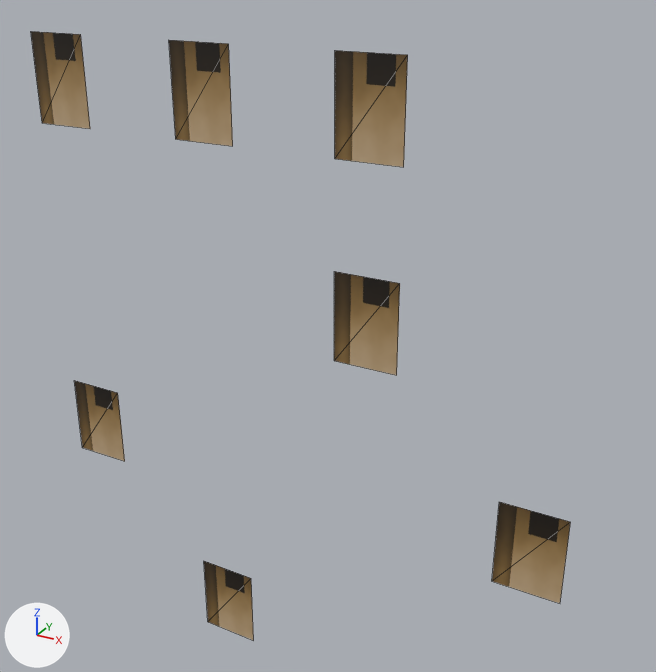
A saved change to the OBJ model resources/blender/zombie_street/Street_BlockL2_Lit.obj.
The view is the same before and after, from a 50 mm lens placed at (6.94, -11.02, 12.85), pointed at (0.39, 0.89, 6.89). Every picture has the same lights, and +X, +Y and +Z are marked at lower left. The older version comes first. Mesh edges are drawn as thin lines. Where no turn or scale is listed for an object, it has been applied to the vertices.

The first picture shows 'Street_BlockL2_Lit'.
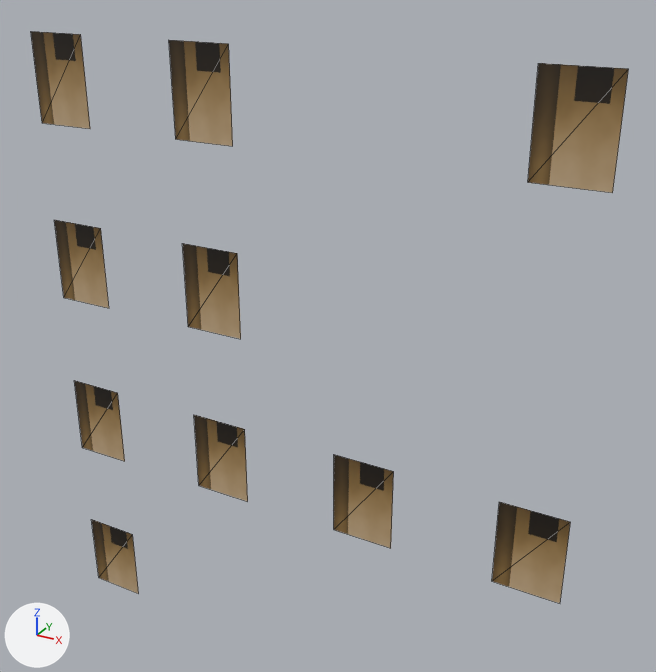
Location of each change, [x1, y1, x2, y2] in pixels of the pictures (656 x 672 px; the box of a moved part takes in the faces that stretch with it):
'Street_BlockL2_Lit', reshaped (11% wider, 6% shorter): before [31, 31, 570, 640]; after [31, 31, 628, 603]
part 1 of me_street_blockl2_lit, moved or reshaped: before [204, 561, 254, 640]; after [91, 519, 139, 594]
part 2 of me_street_blockl2_lit, moved or reshaped: before [334, 271, 400, 375]; after [54, 220, 109, 308]
part 3 of me_street_blockl2_lit, moved or reshaped: before [335, 50, 408, 167]; after [194, 415, 248, 501]
part 4 of me_street_blockl2_lit, added (brown): after [182, 243, 241, 339]
part 5 of me_street_blockl2_lit, added (brown): after [334, 455, 394, 548]
part 6 of me_street_blockl2_lit, added (brown): after [528, 63, 628, 193]

The change, as a list of edits to the scene's bpy script:
```text
Change me_street_blockl2_lit:
    used by ob_street_blockl2_lit; location = (0.0, 0.0, 0.0)
    remove me_street_blockl2_lit.from_pydata(...)  # 28 vertices, 14 faces; spans x -4.74..4.74, y 0.23, z 0.53..11.45
    add me_street_blockl2_lit.from_pydata(...)  # 40 vertices, 20 faces; spans x -4.74..4.74, y 0.23, z 0.53..11.45
    me_street_blockl2_lit part 1: the loose piece of 4 vertices spanning x -1.93..-0.87, y 0.23, z 0.53..2.0 is moved by (-2.8, 0.0, 0.0)
    me_street_blockl2_lit part 2: the loose piece of 4 vertices spanning x 0.87..1.93, y 0.23, z 6.83..8.3 is moved by (-5.6, 0.0, 0.0)
    me_street_blockl2_lit part 3: the loose piece of 4 vertices spanning x 0.87..1.93, y 0.23, z 9.98..11.45 is moved by (-2.8, 0.0, -6.3)
    me_street_blockl2_lit part 4: the loose piece of 4 vertices spanning x 0.87..1.93, y 0.23, z 6.83..8.3 is copied, and the copy is moved by (-2.8, 0.0, 0.0); it spans x -1.93..-0.87, y 0.23, z 6.83..8.3
    me_street_blockl2_lit part 5: the loose piece of 4 vertices spanning x 3.66..4.74, y 0.23, z 3.68..5.15 is copied, and the copy is moved by (-2.8, 0.0, 0.0); it spans x 0.87..1.93, y 0.23, z 3.68..5.15
    me_street_blockl2_lit part 6: the loose piece of 4 vertices spanning x 0.87..1.93, y 0.23, z 9.98..11.45 is copied, and the copy is moved by (2.8, 0.0, 0.0); it spans x 3.66..4.74, y 0.23, z 9.98..11.45
```
